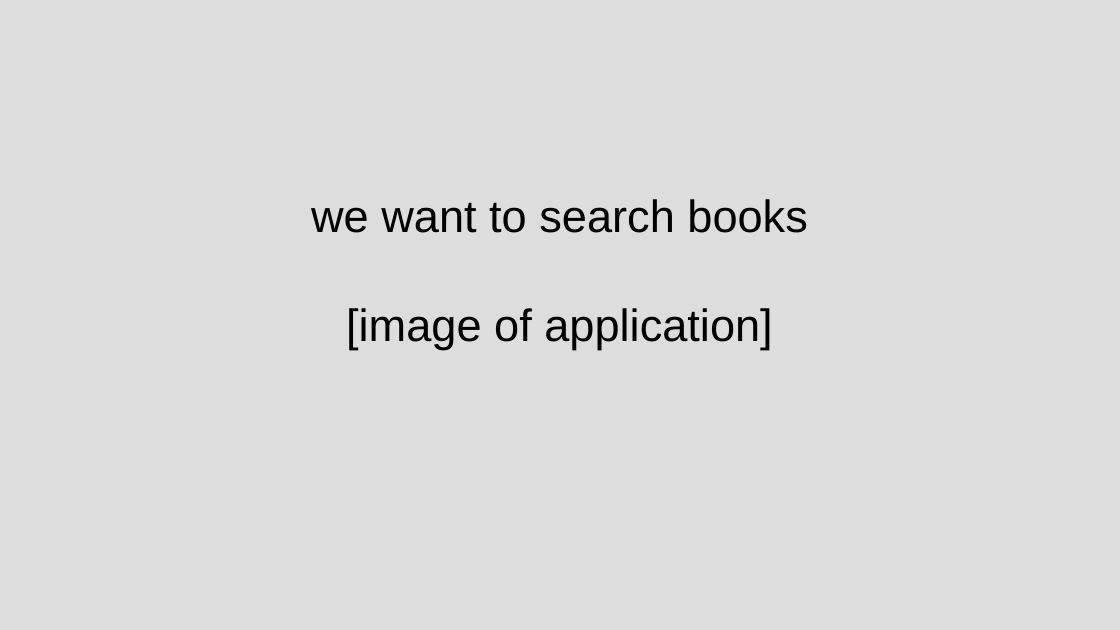
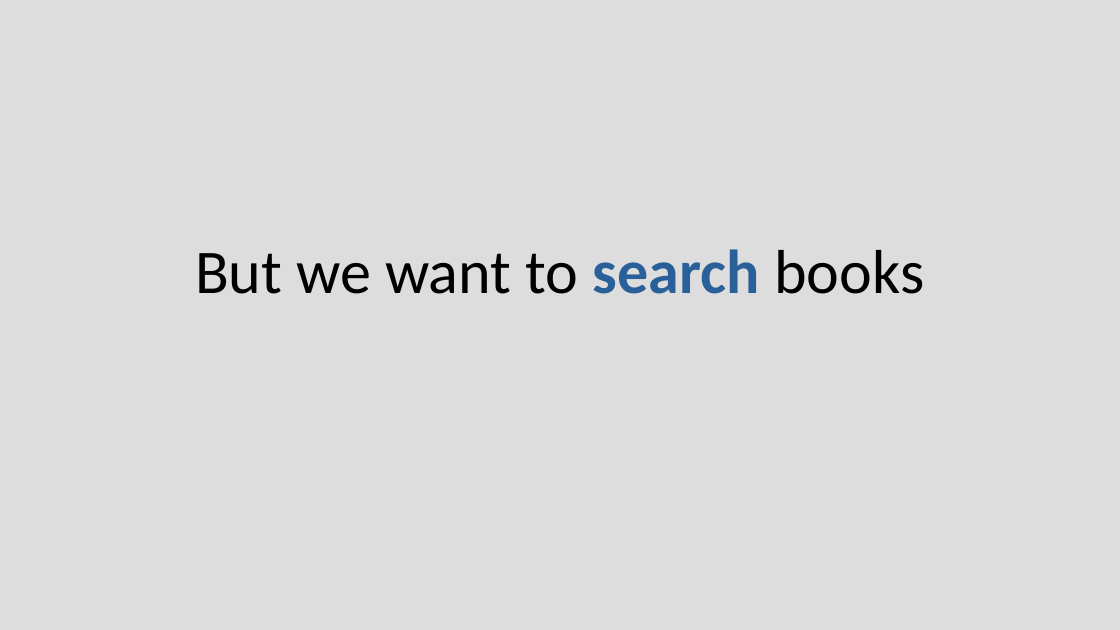
Before and after one commit to chriscressman/architecting-a-search-feature, a slide deck: slide 31 of presentation.odp (slide 41 before the commit). Drawn at 1120x630 pixels with LibreOffice and Linux fonts; fonts in the diff are those of the drawing. Boxes give left, top, right and bottom in pixels: in the first picture for what was removed or moved away, otherwise in the second. Text is boxed around its words. In the diff, an @@ line names an element or a change of style, - is before the commit and + after.

```diff
--- a/presentation.odp
+++ b/presentation.odp
@@ subtitle at (195, 249, 924, 294): text changed; size 32 to 44 pt; font Arial to Calibri @@
-we want to search books
-[image of application]
+But we want to search books
```
Also in this commit, not shown: 19 other slides changed, 16 slides added, 13 slides removed.
